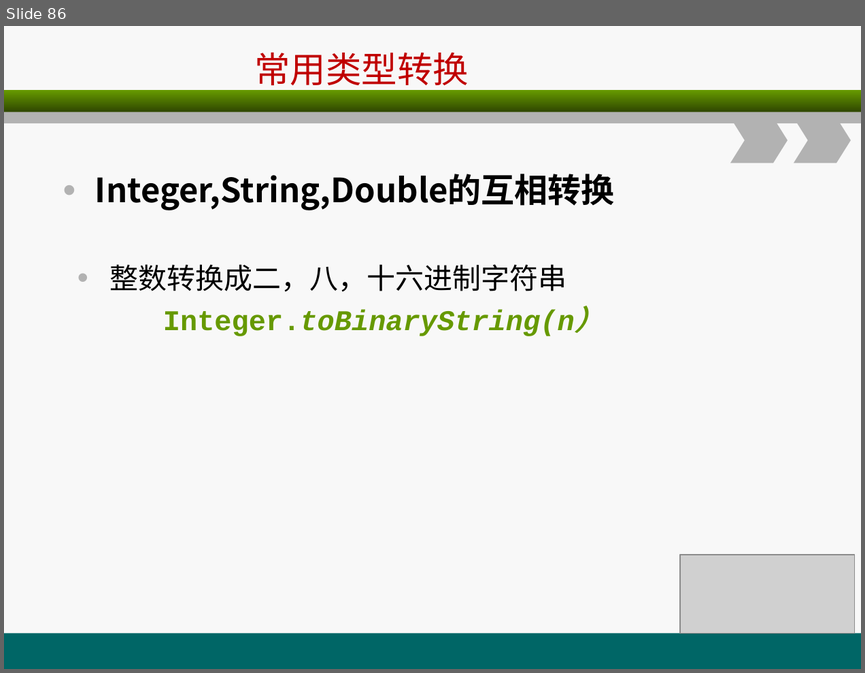
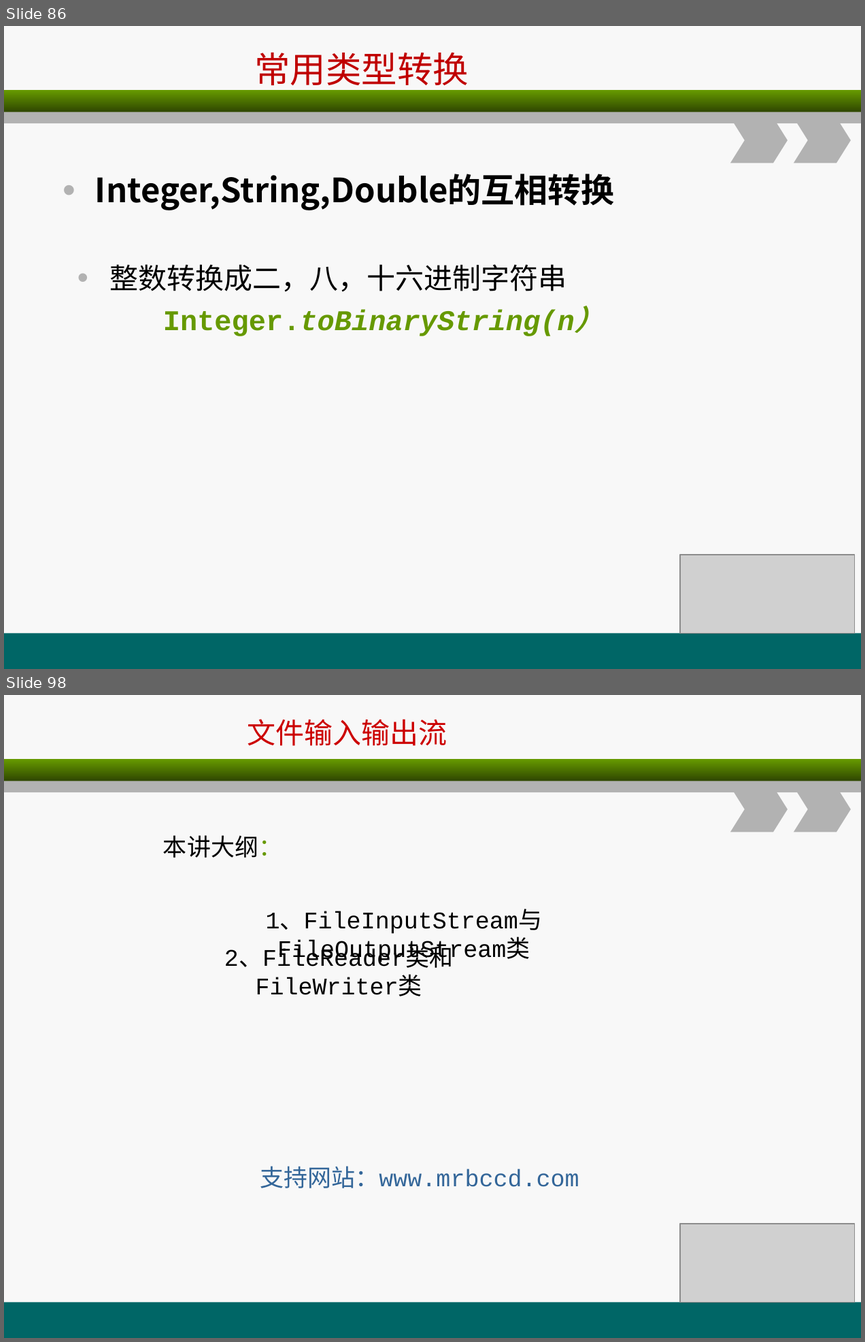
Before and after one commit to christwei/gitDoc, a slide deck: 课件/环宇/java编程基础/A3.ppt. Shown one above the other, each under a label of ours: slide 86 before the commit, slides 86 and 98 after it; the slides between them are not shown. The pictures are 865x673 and 865x1342 pixels, drawn with LibreOffice and Linux fonts; fonts in the diff are those of the drawing; grey boxes stand for pictures. Boxes give left, top, right and bottom in pixels: in the first picture for what was removed or moved away, otherwise in the second. Text is boxed around its words. In the diff, an @@ line names an element or a change of style, - is before the commit and + after.

```diff
--- a/课件/环宇/java编程基础/A3.ppt
+++ b/课件/环宇/java编程基础/A3.ppt
@@ slide 98 added at [4, 695, 861, 1338], background #F8F8F8; not listed: 5 template elements that a slide beside it also shows @@
@@ text added at [247, 719, 447, 746], 24 pt, text #CC0000 @@
+文件输入输出流
@@ text added at [163, 835, 282, 858], 20 pt, text #000000 @@
+本讲大纲：
@@ text added at [266, 911, 543, 934], 20 pt, text #000000 @@
+1、FileInputStream与FileOutputStream类
@@ text added at [224, 949, 453, 968], 20 pt, text #000000 @@
+2、FileReader类和FileWriter类
@@ text added at [260, 1166, 579, 1188], 20 pt, text #336699 @@
+支持网站：www.mrbccd.com
@@ picture added at [680, 1223, 855, 1302] @@
```
Also in this commit, not shown: 3 slides changed, 24 other slides added, 10 other files.
